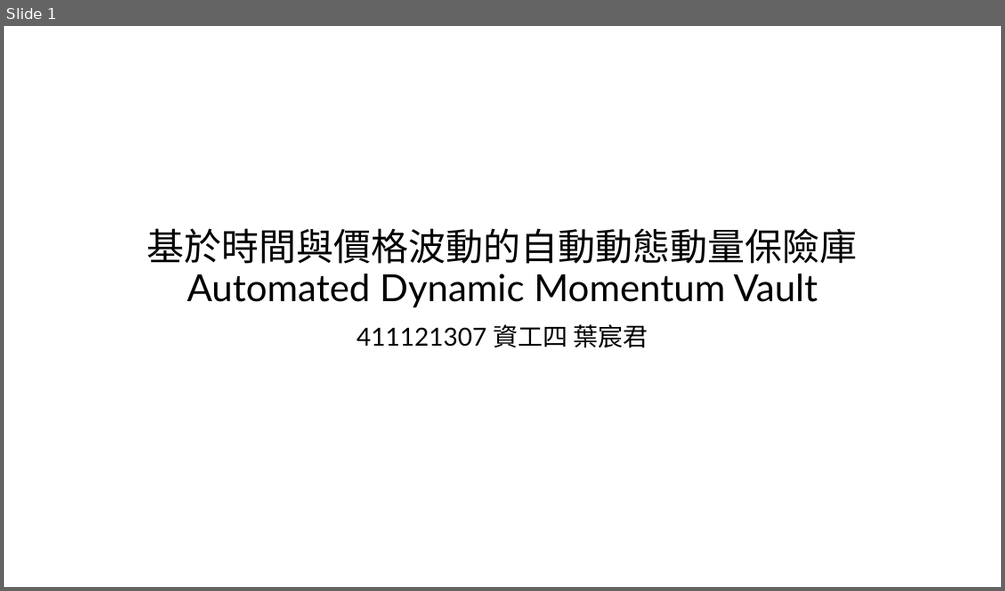
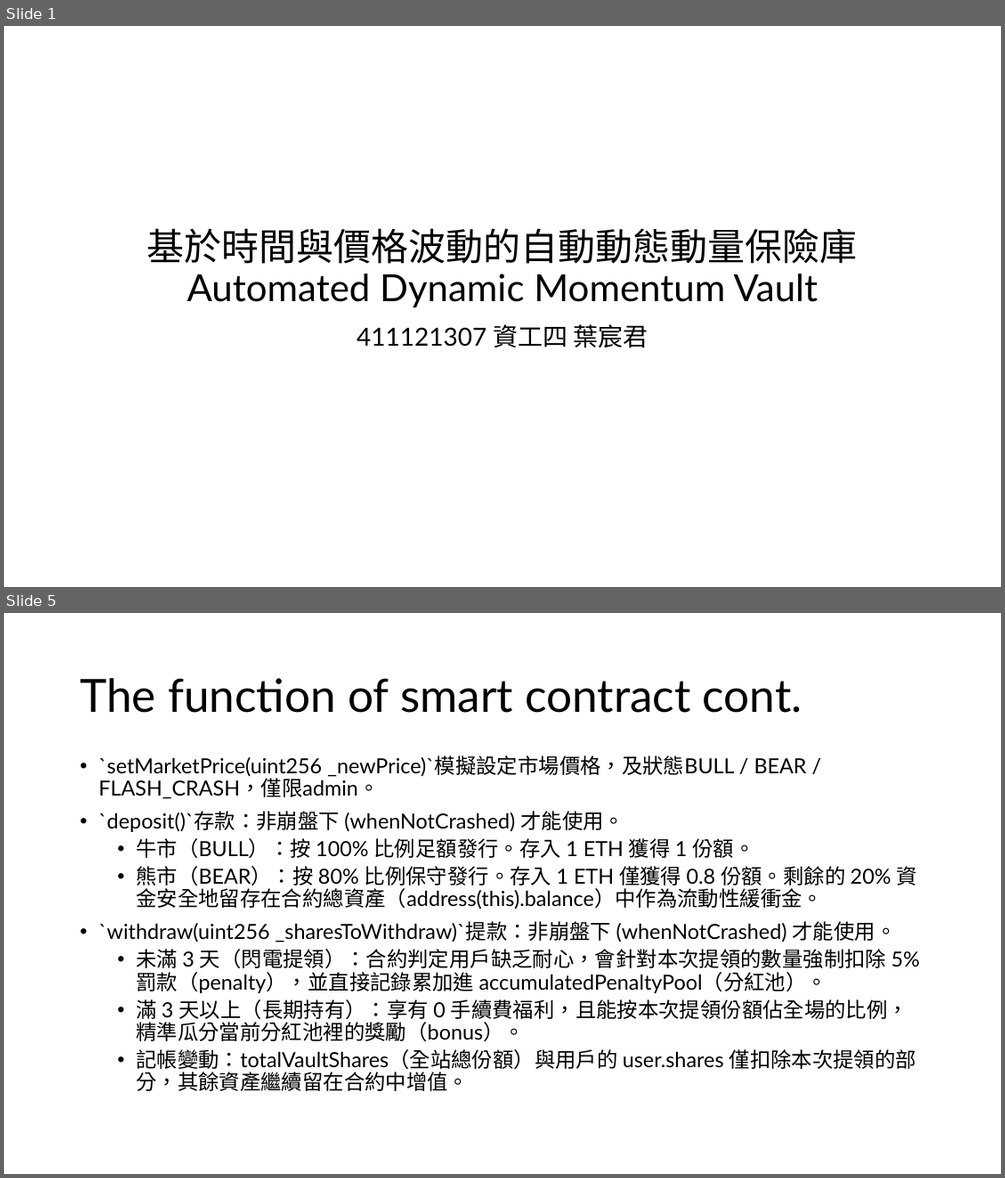
Before and after one commit to imlone1y/Automated-Dynamic-Momentum-Vault, a slide deck: 411121307_report.pptx. Shown one above the other, each under a label of ours: slide 1 before the commit, slides 1 and 5 after it; the slides between them are not shown. The pictures are 1005x591 and 1005x1178 pixels, drawn with LibreOffice and Linux fonts; fonts in the diff are those of the drawing. Boxes give left, top, right and bottom in pixels: in the first picture for what was removed or moved away, otherwise in the second. Text is boxed around its words. In the diff, an @@ line names an element or a change of style, - is before the commit and + after.

```diff
--- a/411121307_report.pptx
+++ b/411121307_report.pptx
@@ slide 5 added at (4, 613, 1001, 1174), background #FFFFFF @@
@@ title added at (80, 678, 802, 713), 44 pt, text #000000 @@
+The function of smart contract cont.
@@ text added at (98, 755, 920, 1091), 20 pt, text #000000 @@
+• `setMarketPrice(uint256 _newPrice)`模擬設定市場價格，及狀態BULL / BEAR / FLASH_CRASH，僅限admin。
+• `deposit()`存款：非崩盤下 (whenNotCrashed) 才能使用。
+  • 牛市（BULL）：按 100% 比例足額發行。存入 1 ETH 獲得 1 份額。
+  • 熊市（BEAR）：按 80% 比例保守發行。存入 1 ETH 僅獲得 0.8 份額。剩餘的 20% 資金安全地留存在合約總資產（address(this).balance）中作為流動性緩衝金。
+• `withdraw(uint256 _sharesToWithdraw)`提款：非崩盤下 (whenNotCrashed) 才能使用。
+  • 未滿 3 天（閃電提領）：合約判定用戶缺乏耐心，會針對本次提領的數量強制扣除 5% 罰款（penalty），並直接記錄累加進 accumulatedPenaltyPool（分紅池）。
+  • 滿 3 天以上（長期持有）：享有 0 手續費福利，且能按本次提領份額佔全場的比例，精準瓜分當前分紅池裡的獎勵（bonus）。
+  • 記帳變動：totalVaultShares（全站總份額）與用戶的 user.shares 僅扣除本次提領的部分，其餘資產繼續留在合約中增值。
```
Also in this commit, not shown: 1 slide changed, 14 other slides added, 16 other files.
